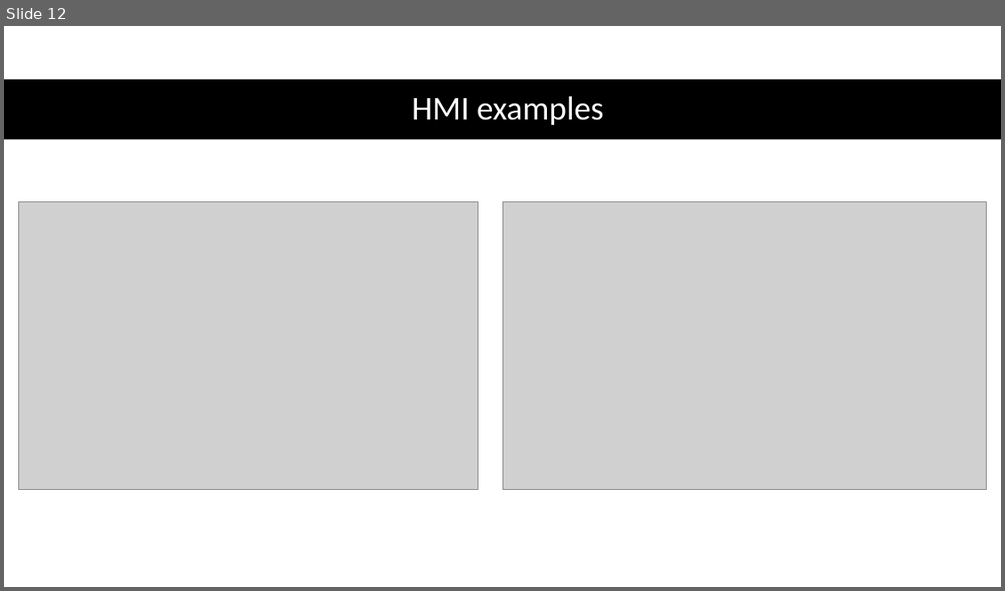
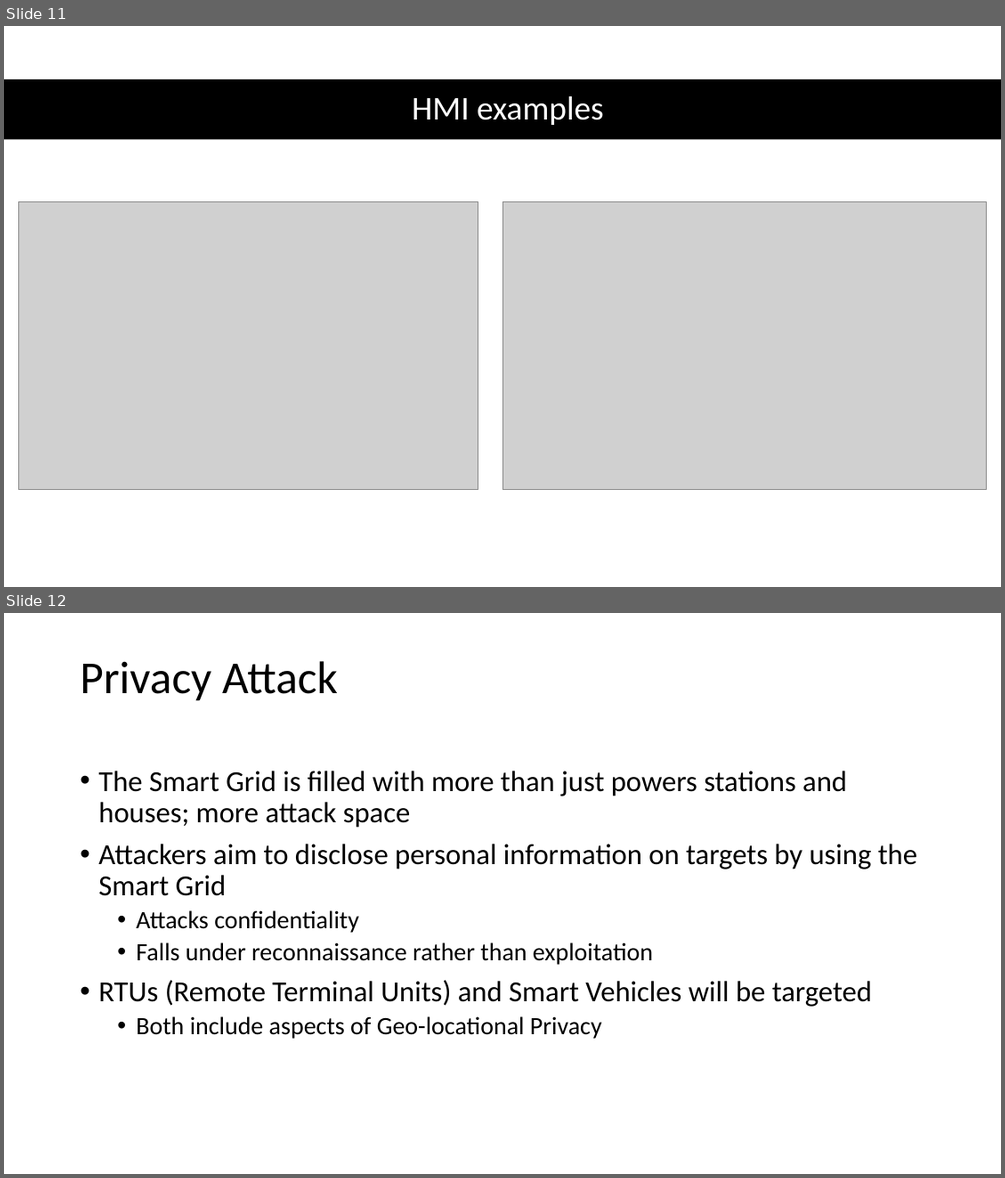
Before and after one commit to CodeFluent/Notes, a slide deck: CS-6222/Fall_2018/project/Smart City Security - Attack and Defense Strategems.pptx. Shown one above the other, each under a label of ours: slide 12 before the commit, slides 11 and 12 after it. The pictures are 1005x591 and 1005x1178 pixels, drawn with LibreOffice and Linux fonts; fonts in the diff are those of the drawing; grey boxes stand for pictures. Boxes give left, top, right and bottom in pixels: in the first picture for what was removed or moved away, otherwise in the second. Text is boxed around its words. In the diff, an @@ line names an element or a change of style, - is before the commit and + after.

```diff
--- a/CS-6222/Fall_2018/project/Smart City Security - Attack and Defense Strategems.pptx
+++ b/CS-6222/Fall_2018/project/Smart City Security - Attack and Defense Strategems.pptx
@@ slide 12 added at (4,613,1001,1174), background #FFFFFF @@
@@ title added at (80,661,338,701), 44 pt, text #000000 @@
+Privacy Attack
@@ text added at (98,771,917,1038), 28 pt, text #000000 @@
+• The Smart Grid is filled with more than just powers stations and houses; more attack space
+• Attackers aim to disclose personal information on targets by using the Smart Grid
+  • Attacks confidentiality
+  • Falls under reconnaissance rather than exploitation
+• RTUs (Remote Terminal Units) and Smart Vehicles will be targeted
+  • Both include aspects of Geo-locational Privacy
@@ what was slide 12 is now slide 11 @@
```
Also in this commit, not shown: 3 slides changed, 4 other slides added, 6 slides removed, 1 other file.
